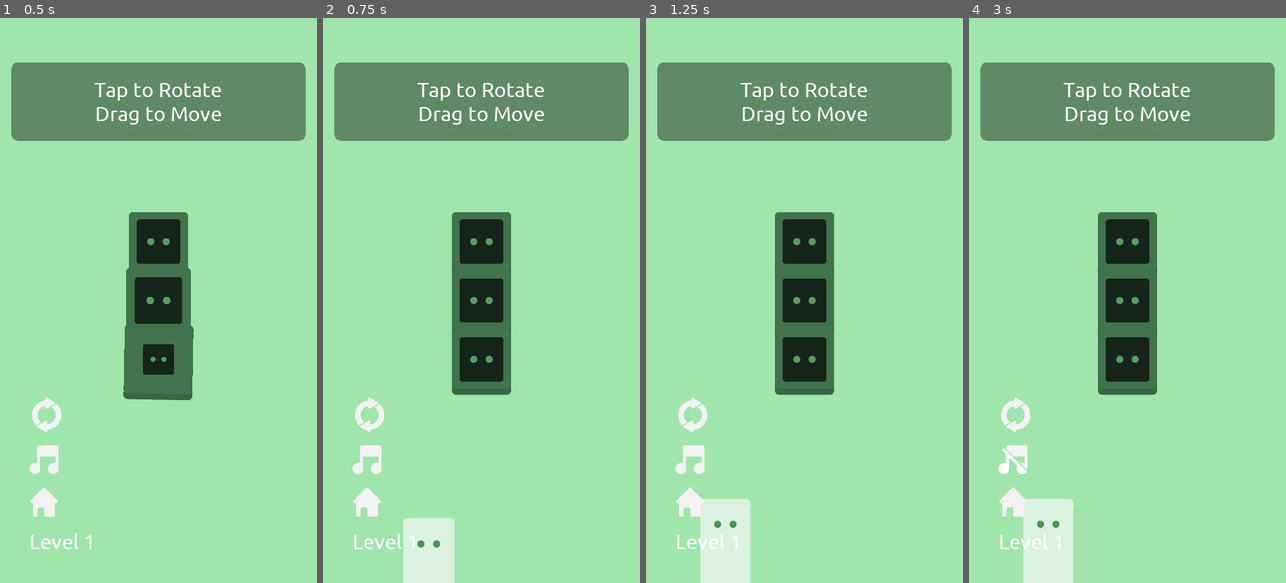
Above: before the commit, frames 1-4 (left to right).
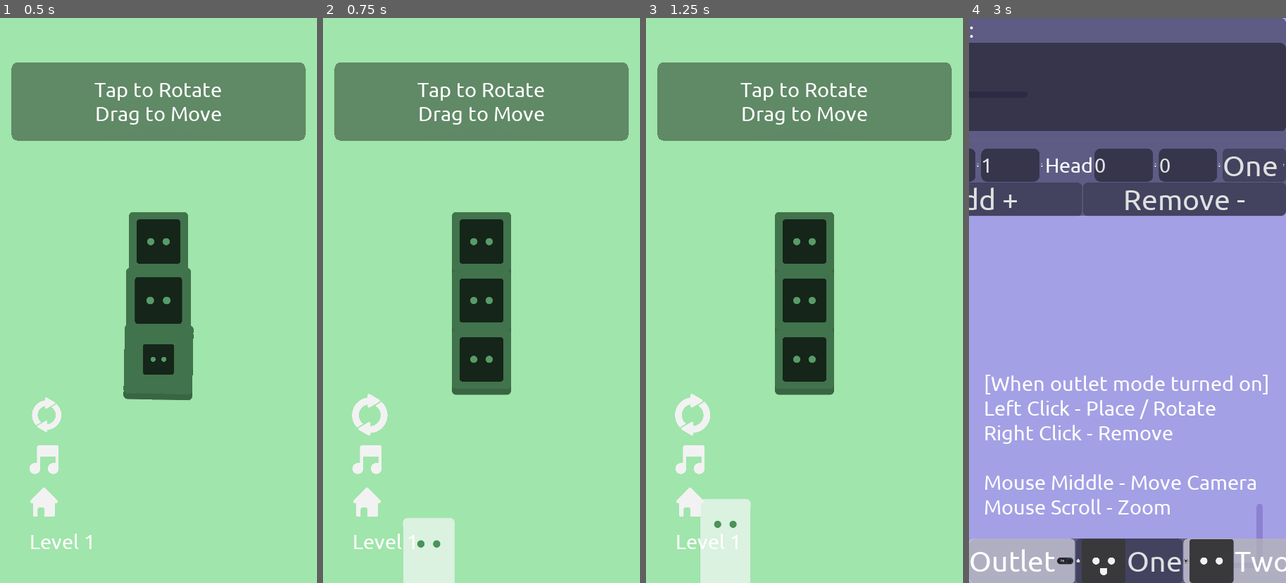
Above: after the commit, the same moments.

Repository: unSAME-Studio/ProjectOutlet
Game: Godot game, scene res://scenes/Main.tscn
Two runs of this game, one before a commit and one after it. Both use one fixed random seed, a clock stepped at 60 frames per second and the inputs below. This scene is started directly instead of the project's main scene.
Inputs (mouse positions are in pixels of both pictures, inside the frame that each line leads up to):
- Up to frame 1 (0.5 s): no input
- Up to frame 2 (0.75 s): click (370, 413) at 0.5 s
- Up to frame 3 (1.25 s): no input
- Up to frame 4 (3 s): click (1013, 458) at 1.25 s; click (1013, 503) at 2 s; click (1127, 317) at 2.75 s, where only the run after the commit has a clickable "Editor"

Frame 1 is identical in both runs. In frame 2, 0.3% of the frame differs, in the area x 9-21%, y 66-74%; in frame 3, 0.2%; in frame 4, 100%, in the area x 0-100%, y 0-100%.

Commit message:
Buttons Working

Diff:
--- a/project.godot
+++ b/project.godot
@@ -28,7 +28,6 @@
 
 window/size/width=1080
 window/size/height=1920
-window/size/fullscreen=true
 window/size/test_width=1280
 window/size/test_height=720
 window/dpi/allow_hidpi=true
--- a/scenes/Main.gd
+++ b/scenes/Main.gd
@@ -12,6 +12,7 @@
 
 
 func game_finished():
+	$"CanvasLayer/Control/UI".hide()
 	$"CanvasLayer/Control/OverScreen".show()
 
 	yield(get_tree().create_timer(0.2), "timeout")
@@ -28,3 +29,19 @@
 
 	yield(get_tree().create_timer(0.7), "timeout")
 	$"CanvasLayer/Control/OverScreen/PanelContainer".show()
+
+
+func _on_RestartButton_pressed():
+	for i in Global.console.attached_plugs:
+		i.unplug()
+
+
+func _on_SoundButton_toggled(mute):
+	if not mute:
+		AudioServer.set_bus_mute(AudioServer.get_bus_index("Music"), false)
+	else:
+		AudioServer.set_bus_mute(AudioServer.get_bus_index("Music"), true)
+
+
+func _on_HomeButton_pressed():
+	get_tree().change_scene("res://scenes/Menu.tscn")
--- a/scenes/Main.tscn
+++ b/scenes/Main.tscn
@@ -6,6 +6,7 @@
 [ext_resource path="res://objects/OutletGrid.tscn" type="PackedScene" id=4]
 [ext_resource path="res://ui/theme.tres" type="Theme" id=5]
 [ext_resource path="res://sounds/xylo_sfx.mp3" type="AudioStream" id=6]
+[ext_resource path="res://scripts/ButtonEffect.gd" type="Script" id=7]
 [ext_resource path="res://ui/icons/restart_ui.png" type="Texture" id=8]
 [ext_resource path="res://ui/icons/sound_ui.png" type="Texture" id=9]
 [ext_resource path="res://ui/icons/home_ui.png" type="Texture" id=10]
@@ -175,10 +176,12 @@
 margin_right = 118.0
 margin_bottom = 118.0
 rect_min_size = Vector2( 118, 118 )
+rect_pivot_offset = Vector2( 59, 59 )
 size_flags_horizontal = 0
 texture_normal = ExtResource( 8 )
 expand = true
 stretch_mode = 5
+script = ExtResource( 7 )
 
 [node name="MarginContainer2" type="MarginContainer" parent="CanvasLayer/Control/UI/VBoxContainer"]
 margin_top = 164.0
@@ -190,12 +193,14 @@
 margin_right = 100.0
 margin_bottom = 100.0
 rect_min_size = Vector2( 100, 100 )
+rect_pivot_offset = Vector2( 50, 50 )
 size_flags_horizontal = 0
 toggle_mode = true
 texture_normal = ExtResource( 9 )
 texture_pressed = ExtResource( 11 )
 expand = true
 stretch_mode = 5
+script = ExtResource( 7 )
 
 [node name="MarginContainer3" type="MarginContainer" parent="CanvasLayer/Control/UI/VBoxContainer"]
 margin_top = 308.0
@@ -207,10 +212,12 @@
 margin_right = 100.0
 margin_bottom = 100.0
 rect_min_size = Vector2( 100, 100 )
+rect_pivot_offset = Vector2( 50, 50 )
 size_flags_horizontal = 0
 texture_normal = ExtResource( 10 )
 expand = true
 stretch_mode = 5
+script = ExtResource( 7 )
 
 [node name="Level" type="Label" parent="CanvasLayer/Control/UI/VBoxContainer"]
 margin_top = 452.0
@@ -229,5 +236,8 @@
 [node name="xylo" type="AudioStreamPlayer" parent="."]
 stream = ExtResource( 6 )
 
-[connection signal="pressed" from="CanvasLayer/Control/OverScreen/PanelContainer/MarginContainer/VBoxContainer/HBoxContainer/Home" to="Console" method="_on_Home_pressed"]
+[connection signal="pressed" from="CanvasLayer/Control/OverScreen/PanelContainer/MarginContainer/VBoxContainer/HBoxContainer/Home" to="." method="_on_HomeButton_pressed"]
 [connection signal="pressed" from="CanvasLayer/Control/OverScreen/PanelContainer/MarginContainer/VBoxContainer/HBoxContainer/Next" to="Console" method="next_level"]
+[connection signal="pressed" from="CanvasLayer/Control/UI/VBoxContainer/MarginContainer/RestartButton" to="." method="_on_RestartButton_pressed"]
+[connection signal="toggled" from="CanvasLayer/Control/UI/VBoxContainer/MarginContainer2/SoundButton" to="." method="_on_SoundButton_toggled"]
+[connection signal="pressed" from="CanvasLayer/Control/UI/VBoxContainer/MarginContainer3/HomeButton" to="." method="_on_HomeButton_pressed"]
--- /dev/null
+++ b/scripts/ButtonEffect.gd
@@ -0,0 +1,27 @@
+extends TextureButton
+
+
+
+func _ready():
+	connect("mouse_entered", self, "_on_hover")
+	connect("mouse_exited", self, "_on_mouse_exit")
+
+	var t = Tween.new()
+	t.name = "Tween"
+	add_child(t)
+
+
+func _on_hover():
+	var tween = get_node("Tween")
+	tween.interpolate_property(self, "rect_scale",
+			Vector2(1, 1), Vector2(1.2, 1.2), 0.5,
+			Tween.TRANS_ELASTIC, Tween.EASE_OUT)
+	tween.start()
+
+
+func _on_mouse_exit():
+	var tween = get_node("Tween")
+	tween.interpolate_property(self, "rect_scale",
+			Vector2(1.2, 1.2), Vector2(1, 1), 0.5,
+			Tween.TRANS_ELASTIC, Tween.EASE_OUT)
+	tween.start()
--- a/scripts/MusicPlayer.gd
+++ b/scripts/MusicPlayer.gd
@@ -22,7 +22,7 @@
 
 
 func _on_finished():
-	AudioServer.set_bus_mute(AudioServer.get_bus_index("Music"), true)
+	pass
 
 
 func fade_in():
--- a/scripts/console.gd
+++ b/scripts/console.gd
@@ -24,7 +24,3 @@
 func next_level():
 	Global.current_level += 1
 	get_tree().reload_current_scene()
-
-
-func _on_Home_pressed():
-	get_tree().change_scene("res://scenes/Menu.tscn")
Not shown: 1 places in scenes/Main.tscn that only renumber resources
